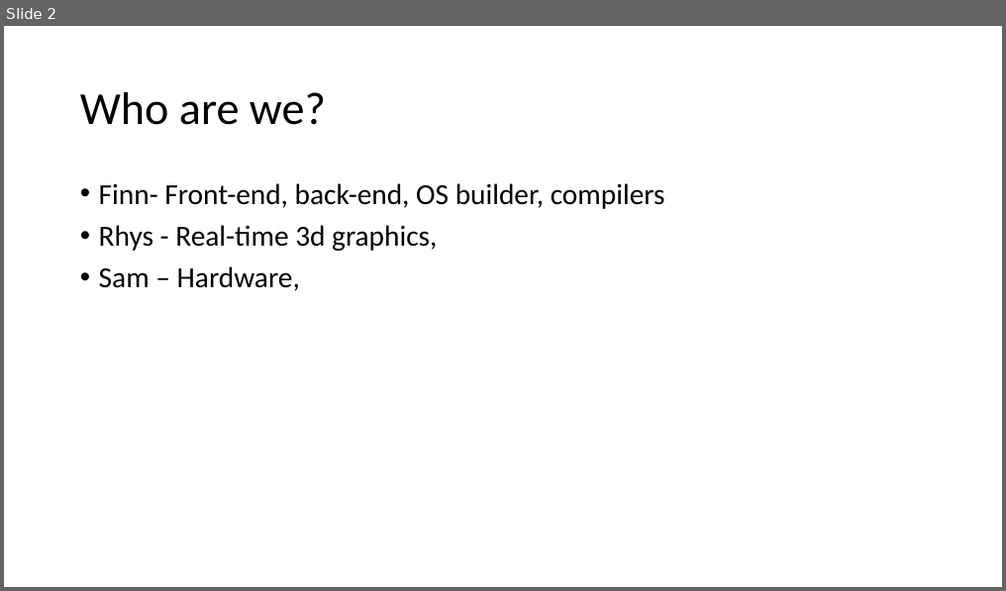
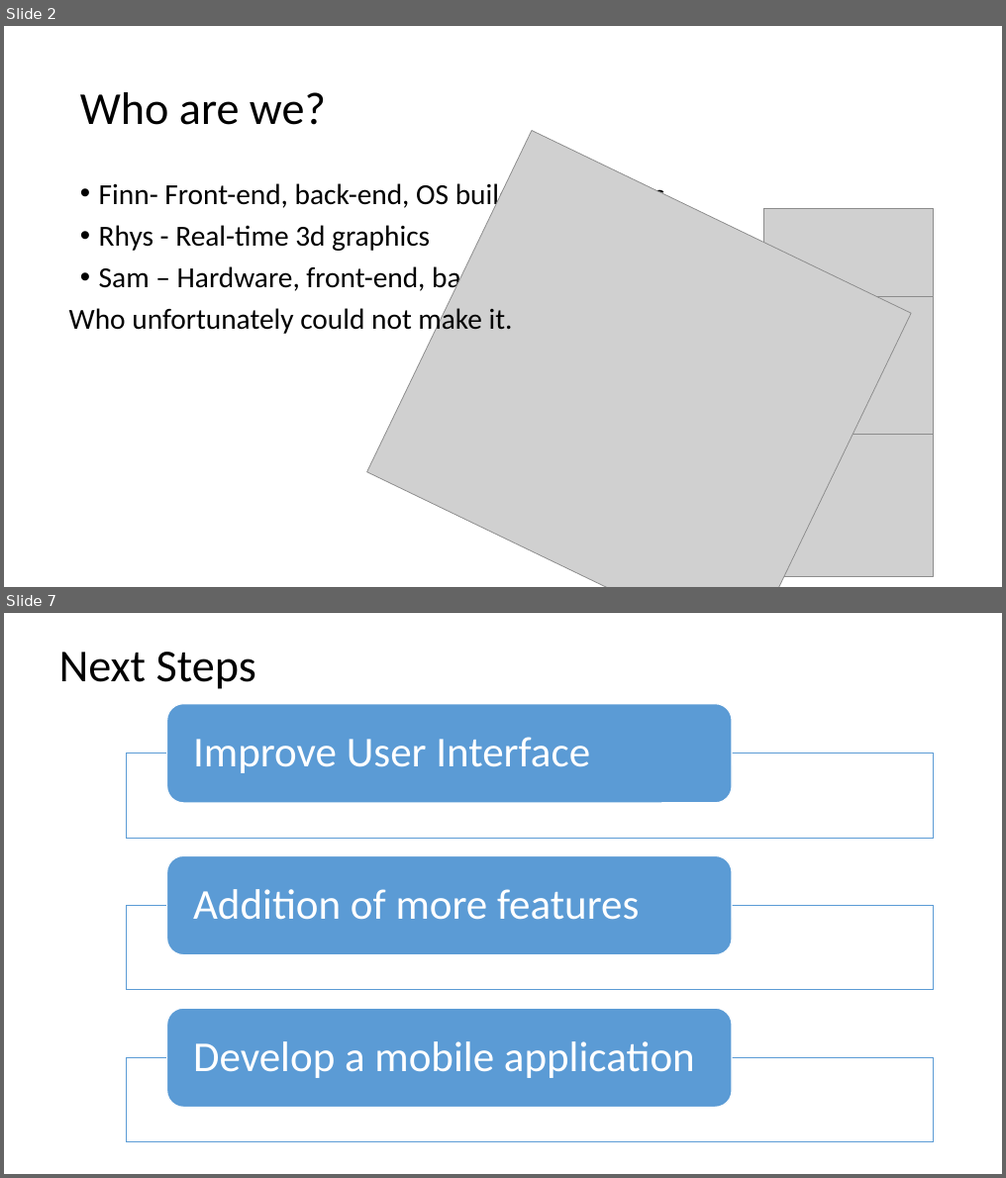
Before and after one commit to dartydevil/Crazy-monkey-artwork, a slide deck: Presentation/The Crazy Monkeys.pptx. Shown one above the other, each under a label of ours: slide 2 before the commit, slides 2 and 7 after it; the slides between them are not shown. The pictures are 1006x591 and 1006x1178 pixels, drawn with LibreOffice and Linux fonts; fonts in the diff are those of the drawing; grey boxes stand for pictures. Boxes give left, top, right and bottom in pixels: in the first picture for what was removed or moved away, otherwise in the second. Text is boxed around its words. In the diff, an @@ line names an element or a change of style, - is before the commit and + after.

```diff
--- a/Presentation/The Crazy Monkeys.pptx
+++ b/Presentation/The Crazy Monkeys.pptx
@@ slide 7 added at box(4, 613, 1002, 1174), background #FFFFFF @@
@@ title added at box(59, 652, 256, 689), 44 pt, text #000000 @@
+Next Steps
@@ group added at box(127, 703, 934, 1143): 3 rectangles, 3 rounded rectangles, 3 texts @@
+Improve User Interface
+Addition of more features
+Develop a mobile application
@@ slide 2 changed as well @@
@@ picture added at box(367, 131, 912, 587) @@
@@ text at box(99, 225, 540, 295): text changed @@
-• Rhys - Real-time 3d graphics,
-• Sam – Hardware,
+• Rhys - Real-time 3d graphics
+• Sam – Hardware, front-end, back-end
@@ picture added at box(764, 209, 934, 577) @@
@@ text added at box(69, 304, 513, 336), 28 pt, text #000000 @@
+Who unfortunately could not make it.
@@ picture added at box(797, 296, 934, 435) @@
```
Also in this commit, not shown: 1 other slide changed, 7 other slides added, 1 slide removed.
